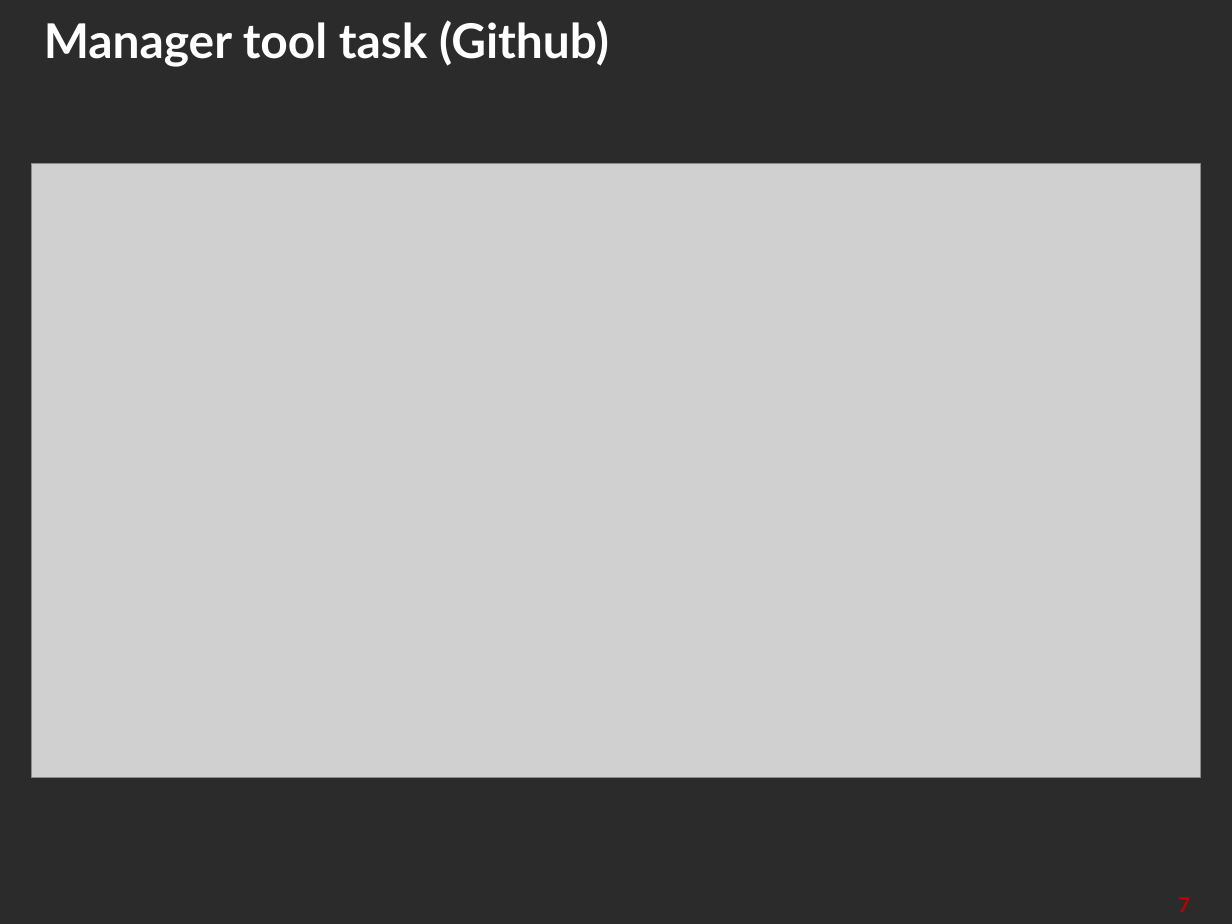
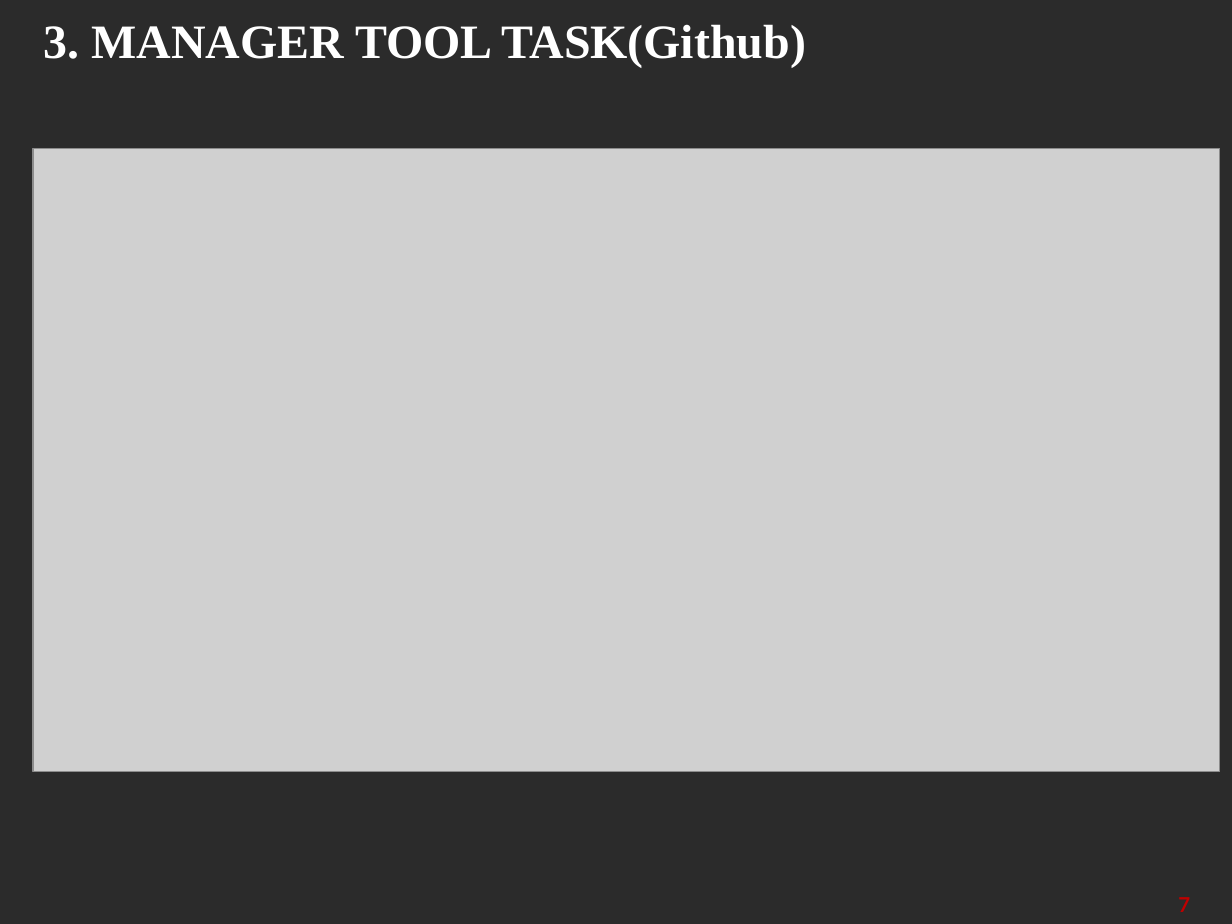
Before and after one commit to tienlhp1/agile_group_2, a slide deck: slide 7 of Agile.pptx. Drawn at 1232x924 pixels with LibreOffice and Linux fonts; fonts in the diff are those of the drawing; grey boxes stand for pictures; background and template pictures are left out; a plain dark background stands for a picture behind light text. Boxes give left, top, right and bottom in pixels: in the first picture for what was removed or moved away, otherwise in the second. Text is boxed around its words. In the diff, an @@ line names an element or a change of style, - is before the commit and + after.

```diff
--- a/Agile.pptx
+++ b/Agile.pptx
@@ title at <box>44,24,806,67</box>: text changed; font Lato to Times New Roman @@
-Manager tool task (Github)
+3. MANAGER TOOL TASK(Github)
@@ picture: place and size @@
-picture at <box>32,164,1201,777</box>
+picture at <box>33,148,1220,771</box>
```
Also in this commit, not shown: 21 other slides changed, 1 slide added.
